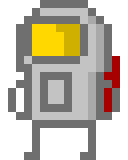
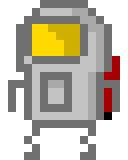
Comparing the layer stacks of the two w=128, h=160 images. Changes:
showed "SpaceMan_LStnd1", moved it above "SpaceMan_LStnd0", painted on it over [8, 8, 120, 144]
hid "SpaceMan_LStnd0" over [8, 8, 120, 144]
